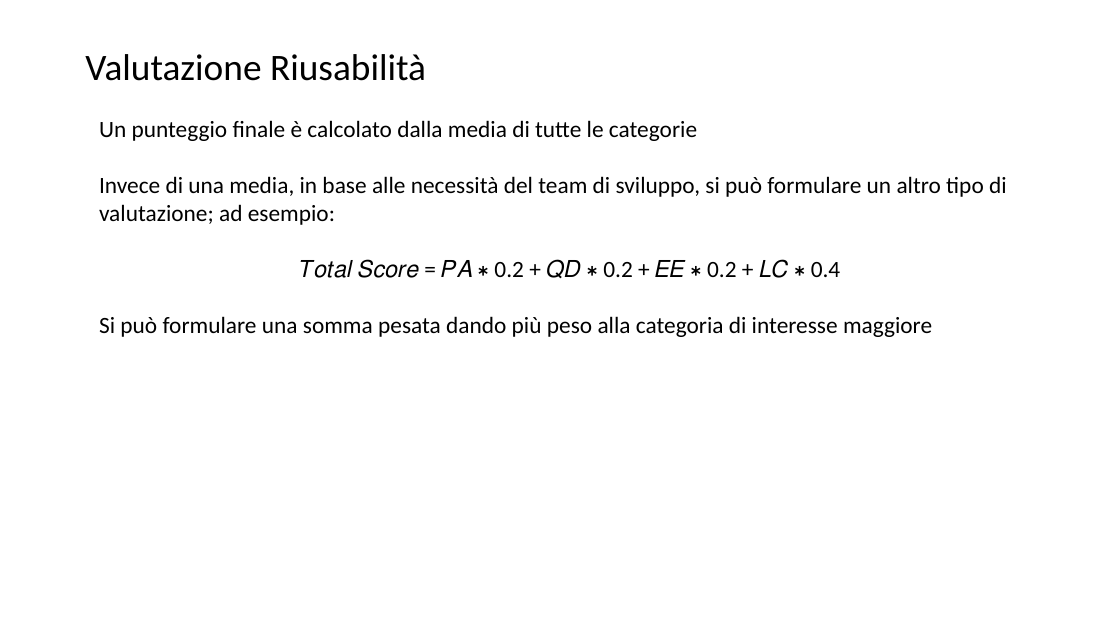
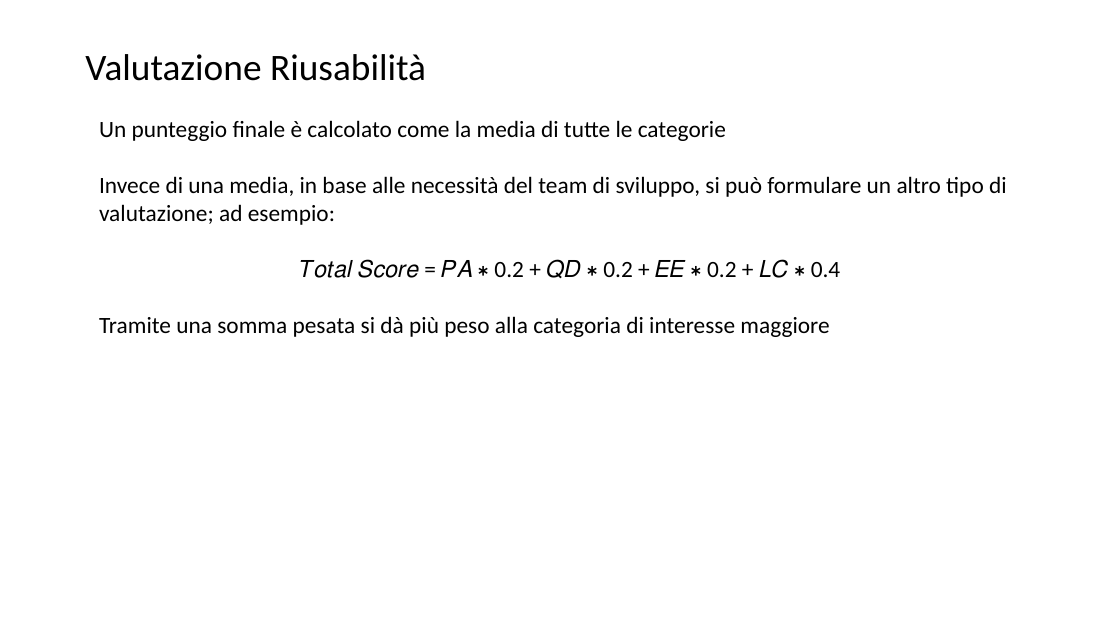
Before and after one commit to lPen88/tesi, a slide deck: slide 18 of presentazione.pptx (slide 25 before the commit). Drawn at 1120x630 pixels with LibreOffice and Linux fonts; fonts in the diff are those of the drawing. Boxes give left, top, right and bottom in pixels: in the first picture for what was removed or moved away, otherwise in the second. Text is boxed around its words. In the diff, an @@ line names an element or a change of style, - is before the commit and + after.

```diff
--- a/presentazione.pptx
+++ b/presentazione.pptx
@@ text at (99, 120, 726, 141): text changed @@
-Un punteggio finale è calcolato dalla media di tutte le categorie
+Un punteggio finale è calcolato come la media di tutte le categorie
@@ text at (99, 316, 829, 337): text changed @@
-Si può formulare una somma pesata dando più peso alla categoria di interesse maggiore
+Tramite una somma pesata si dà più peso alla categoria di interesse maggiore
```
Also in this commit, not shown: 1 other slide changed, 1 slide added, 8 slides removed, 1 other file.
